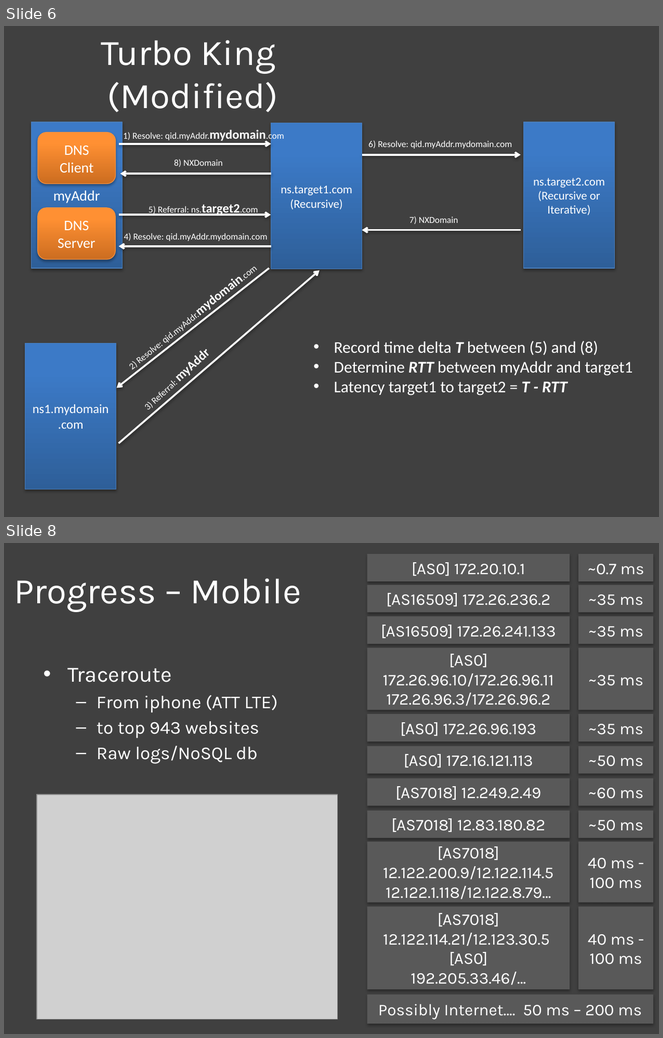
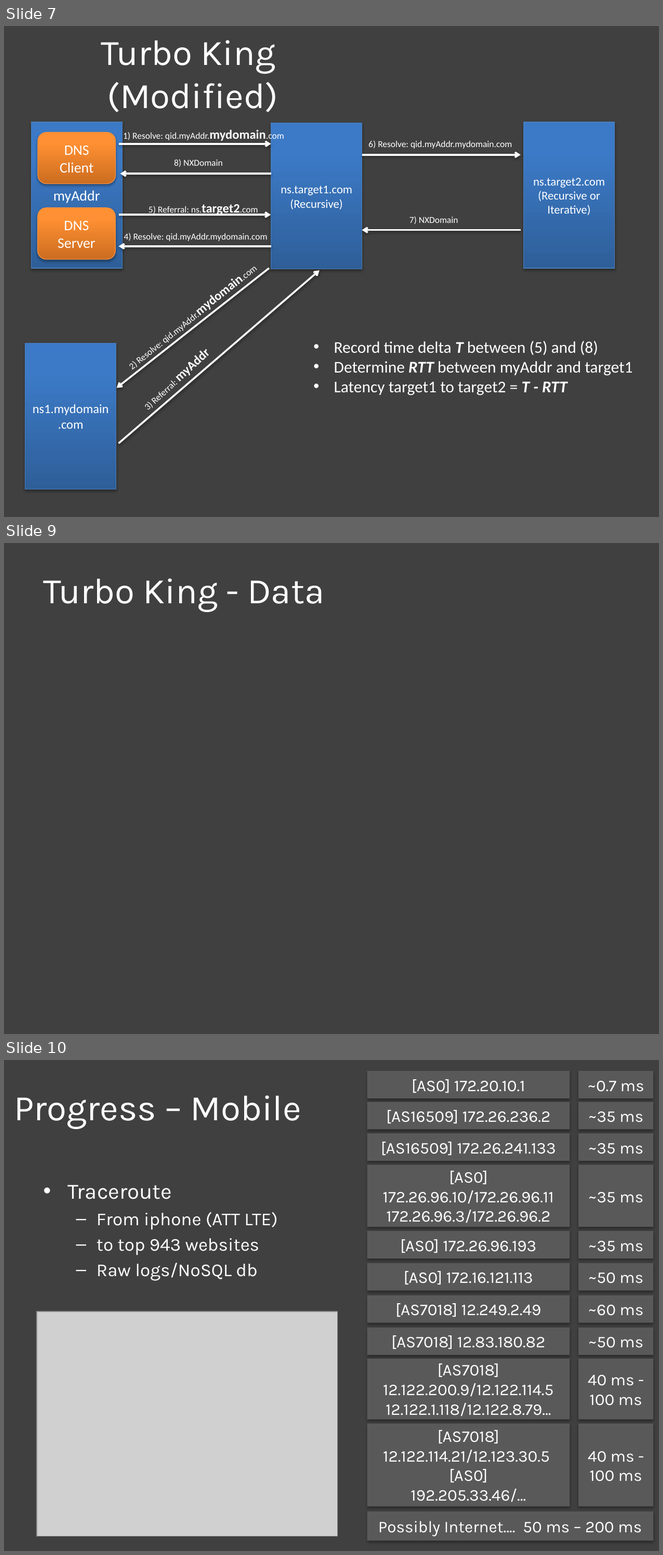
Before and after one commit to nebgnahz/CS268NetworkMeasurement, a slide deck: doc/Final/Final.pptx. Shown one above the other, each under a label of ours: slides 6 and 8 before the commit, slides 7, 9 and 10 after it; the slides between them are not shown. The pictures are 663x1038 and 663x1555 pixels, drawn with LibreOffice and Linux fonts; fonts in the diff are those of the drawing; grey boxes stand for pictures. Boxes give left, top, right and bottom in pixels: in the first picture for what was removed or moved away, otherwise in the second. Text is boxed around its words. In the diff, an @@ line names an element or a change of style, - is before the commit and + after.

Commit message:
adding turbo king slides

```diff
--- a/doc/Final/Final.pptx
+++ b/doc/Final/Final.pptx
@@ slide 9 added at [4, 543, 659, 1034], background #404040 @@
@@ title added at [44, 578, 324, 612], 39.6 pt, text #FFFFFF @@
+Turbo King - Data
@@ what was slide 6 is now slide 7 @@
@@ what was slide 8 is now slide 10 @@
```
Also in this commit, not shown: 1 slide changed, 1 other slide added.
